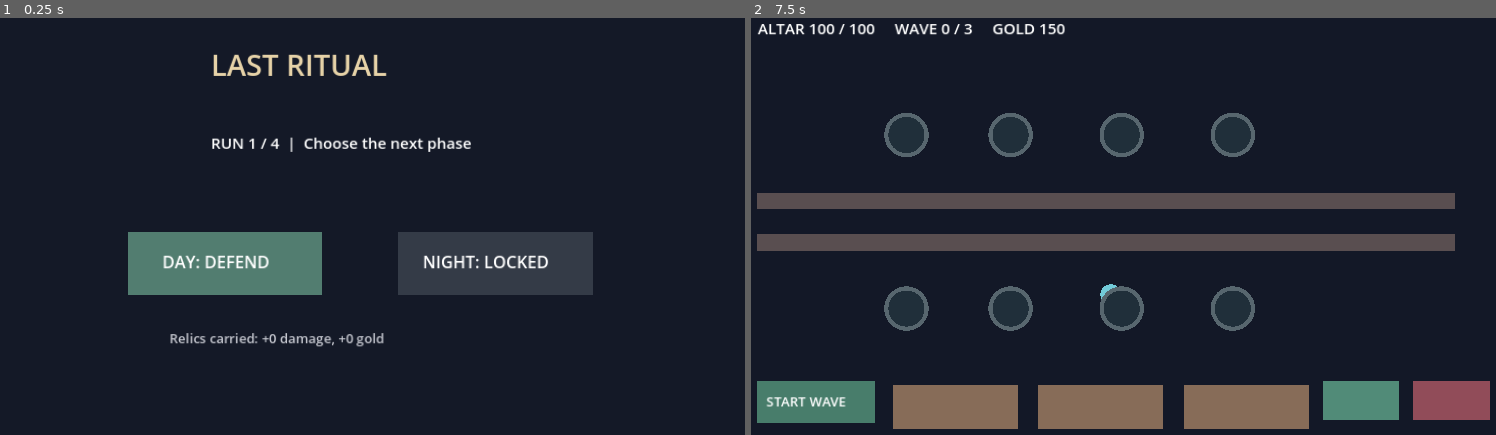
Above: before the commit, frames 1-2 (left to right).
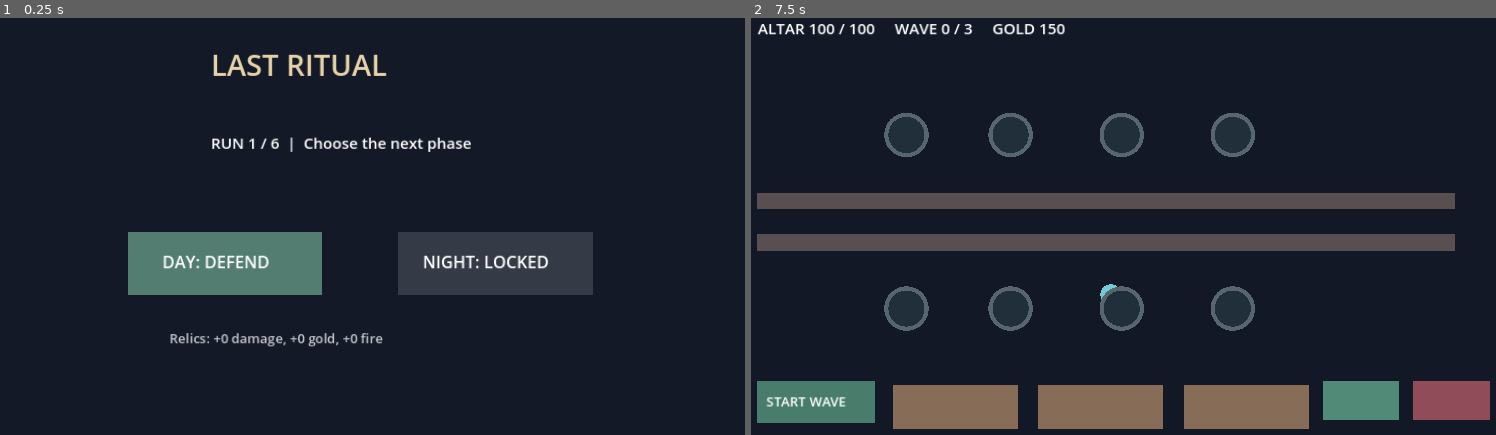
Above: after the commit, the same moments.

Repository: DoctorStrangeSH/Last-Ritual
Game: Godot game, scene res://scenes/run_loop.tscn
The game is run twice, just before and just after one commit, with the same random seed, the same clock (stepped at 60 frames per second) and the same inputs.
Inputs (mouse positions are in pixels of both pictures, inside the frame that each line leads up to):
- Up to frame 1 (0.25 s): no input
- Up to frame 2 (7.5 s): tap Enter at 0.5, 2, 3.5 s; move the mouse to (1287, 205) at 0.52 s; hold Right (ui_right) 0.53-1.28 s; tap R every 0.75 s from 0.6 to 7.35 s; click (1287, 205) at 0.67 s; tap Space at 1.25, 2.75, 4.25 s; move the mouse to (952, 251) at 1.27 s; hold Down (ui_down) 1.28-2.03 s; move the mouse to (1190, 130) at 2.02 s; hold Right (ui_right) 2.03-2.78 s; move the mouse to (1071, 318) at 2.77 s; hold Up (ui_up) 2.78-3.53 s; click (1071, 318) at 2.92 s; move the mouse to (1354, 297) at 3.52 s; hold Left (ui_left) 3.53-5.03 s; move the mouse to (870, 159) at 4.27 s; move the mouse to (1153, 226) at 5.02 s; hold Down (ui_down) 5.03-5.78 s; click (1153, 226) at 5.17 s; move the mouse to (989, 113) at 5.77 s; hold Right (ui_right) 5.78-6.53 s; move the mouse to (1287, 205) at 6.52 s; hold Up (ui_up) 6.53-7.28 s; move the mouse to (952, 251) at 7.27 s; hold Right (ui_right) from 7.28 s (still down); click (952, 251) at 7.42 s

The runs differ from the first frame. In frame 1, 0.4% of the frame differs, in the area x 27-52%, y 28-79%; in frame 2, nothing differs.

Commit message:
V3: синергия реликвии Ember с огненными башнями (#70)
* feat(v3): support run relic synergy with fire towers

* feat(v3): ember relic synergizes with fire towers across phases

* test(v3): verify ember relic boosts fire tower damage

* docs(v3): mark phase order complete and track cross-mode synergies

* fix(v3): allow six phases so relic synergies can be tested in-run

* test(v3): fund tower purchase before checking Ember damage

* docs(v3): correct phase-order status and record CI fixes for Ember synergy

Diff:
--- a/scripts/run_loop.gd
+++ b/scripts/run_loop.gd
@@ -8,6 +8,7 @@
 var run_damage_bonus := 0
 var run_speed_bonus := 0.0
 var run_gold_bonus := 0
+var run_fire_bonus := 0
 var active_game: Node2D
 var last_phase := "day"
 const DAY_BUTTON := Rect2(240, 330, 280, 90)
@@ -30,6 +31,7 @@
     add_child(active_game)
     if kind == "day":
         active_game.coins += run_gold_bonus
+        active_game.fire_synergy_bonus = run_fire_bonus
     else:
         active_game.attack_damage += run_damage_bonus
         active_game.attack_speed_multiplier += run_speed_bonus
@@ -46,7 +48,7 @@
     else:
         completed_phases += 1
         phase_count += 1
-        phase = "victory" if phase_count >= 4 else "reward"
+        phase = "victory" if phase_count >= 6 else "reward"
     queue_redraw()
 
 func choose_run_reward(kind: String) -> bool:
@@ -57,6 +59,7 @@
             run_damage_bonus += 1
         "ember":
             run_speed_bonus += 0.25
+            run_fire_bonus += 1
         "gold":
             run_gold_bonus += 30
         _:
@@ -111,6 +114,7 @@
     run_damage_bonus = 0
     run_speed_bonus = 0.0
     run_gold_bonus = 0
+    run_fire_bonus = 0
     queue_redraw()
 
 func _draw() -> void:
@@ -118,16 +122,16 @@
     draw_string(ThemeDB.fallback_font, Vector2(360, 105), "LAST RITUAL", HORIZONTAL_ALIGNMENT_LEFT, -1, 42, Color("#e7d3a8"))
     match phase:
         "hub":
-            draw_string(ThemeDB.fallback_font, Vector2(360, 210), "RUN %d / 4  |  Choose the next phase" % (phase_count + 1), HORIZONTAL_ALIGNMENT_LEFT, -1, 22, Color.WHITE)
+            draw_string(ThemeDB.fallback_font, Vector2(360, 210), "RUN %d / 6  |  Choose the next phase" % (phase_count + 1), HORIZONTAL_ALIGNMENT_LEFT, -1, 22, Color.WHITE)
             var next_phase := expected_phase()
             draw_rect(DAY_BUTTON, Color("#527d70") if next_phase == "day" else Color("#343b47"))
             draw_rect(NIGHT_BUTTON, Color("#594d78") if next_phase == "night" else Color("#343b47"))
             draw_string(ThemeDB.fallback_font, Vector2(290, 382), "DAY: DEFEND" if next_phase == "day" else "DAY: COMPLETE", HORIZONTAL_ALIGNMENT_LEFT, -1, 24, Color.WHITE)
             draw_string(ThemeDB.fallback_font, Vector2(665, 382), "NIGHT: EXPLORE" if next_phase == "night" else "NIGHT: LOCKED", HORIZONTAL_ALIGNMENT_LEFT, -1, 24, Color.WHITE)
-            draw_string(ThemeDB.fallback_font, Vector2(300, 490), "Relics carried: +%d damage, +%d gold" % [run_damage_bonus, run_gold_bonus], HORIZONTAL_ALIGNMENT_LEFT, -1, 19, Color("#c7c9d1"))
+            draw_string(ThemeDB.fallback_font, Vector2(300, 490), "Relics: +%d damage, +%d gold, +%d fire" % [run_damage_bonus, run_gold_bonus, run_fire_bonus], HORIZONTAL_ALIGNMENT_LEFT, -1, 19, Color("#c7c9d1"))
         "reward":
             draw_string(ThemeDB.fallback_font, Vector2(410, 235), "CHOOSE A RUN RELIC", HORIZONTAL_ALIGNMENT_LEFT, -1, 26, Color.WHITE)
-            var names := ["BONE: +1 DAMAGE", "EMBER: +25% SPEED", "GOLD: +30 START GOLD"]
+            var names := ["BONE: +1 DAMAGE", "EMBER: +25% SPEED + FIRE", "GOLD: +30 START GOLD"]
             for i in range(REWARD_BUTTONS.size()):
                 draw_rect(REWARD_BUTTONS[i], [Color("#526d9b"), Color("#a16a36"), Color("#927447")][i])
                 draw_string(ThemeDB.fallback_font, REWARD_BUTTONS[i].position + Vector2(12, 55), names[i], HORIZONTAL_ALIGNMENT_LEFT, -1, 17, Color.WHITE)
--- a/scripts/topdown_td_prototype.gd
+++ b/scripts/topdown_td_prototype.gd
@@ -7,6 +7,7 @@
 var selected_type := ""
 var selected_slot := -1
 var coins := 150
+var fire_synergy_bonus := 0
 const PATHS := [
     [Vector2(65, 285), Vector2(560, 285), Vector2(1070, 285)],
     [Vector2(65, 345), Vector2(560, 345), Vector2(1070, 345)]
@@ -114,7 +115,10 @@
         if target.is_empty():
             continue
         shot_trails.append({"from": tower["pos"], "to": target["pos"], "time": 0.18})
-        target["hp"] -= int(TOWER_DAMAGE[kind]) * int(tower["level"])
+        var damage: int = int(TOWER_DAMAGE[kind]) * int(tower["level"])
+        if kind == "fire":
+            damage += fire_synergy_bonus
+        target["hp"] -= damage
         tower_cooldowns[slot_id] = 0.8
         if target["hp"] <= 0:
             enemies.erase(target)
--- a/tests/topdown_smoke.gd
+++ b/tests/topdown_smoke.gd
@@ -100,6 +100,20 @@
         check(run.phase == "reward" and run.expected_phase() == "day", "Winning night returns to reward then day")
         check(run.choose_run_reward("gold") and run.run_gold_bonus == 30, "Gold relic persists into next defense")
         check(run.start_phase("day") and run.active_game.coins >= 180, "Day inherits run gold relic")
+        run.finish_phase(true)
+        check(run.choose_run_reward("ember") and run.run_fire_bonus == 1, "Ember relic enables fire tower synergy")
+        check(run.start_phase("night"), "Run continues into night after fire relic")
+        run.finish_phase(true)
+        check(run.choose_run_reward("bone"), "Run can choose another reward")
+        check(run.start_phase("day") and run.active_game.fire_synergy_bonus == 1, "Fire synergy carries into defense")
+        var td = run.active_game
+        td.coins = 100
+        td.choose_tower("fire")
+        td.build_tower(0)
+        td.enemies.clear()
+        td.enemies.append({"lane": 0, "pos": td.slots[0]["pos"] + Vector2(20, 0), "waypoint": 1, "hp": 5, "delay": 0.0})
+        td.attack_with_towers(1.0)
+        check(td.enemies[0]["hp"] == 3, "Ember bonus increases fire tower damage")
         run.finish_phase(false)
         check(run.phase == "defeat", "Losing a phase ends run")
         run.reset_run()
Not shown, changed: docs/ROADMAP.md
